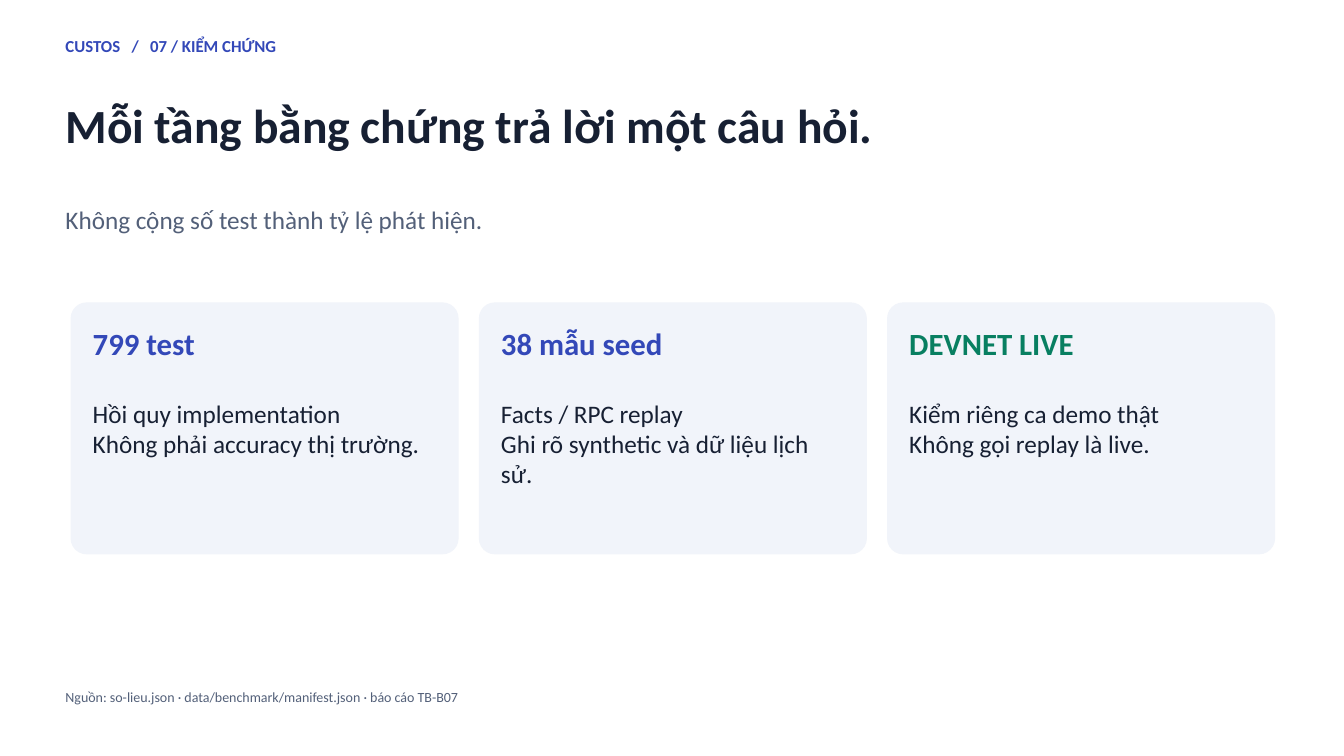
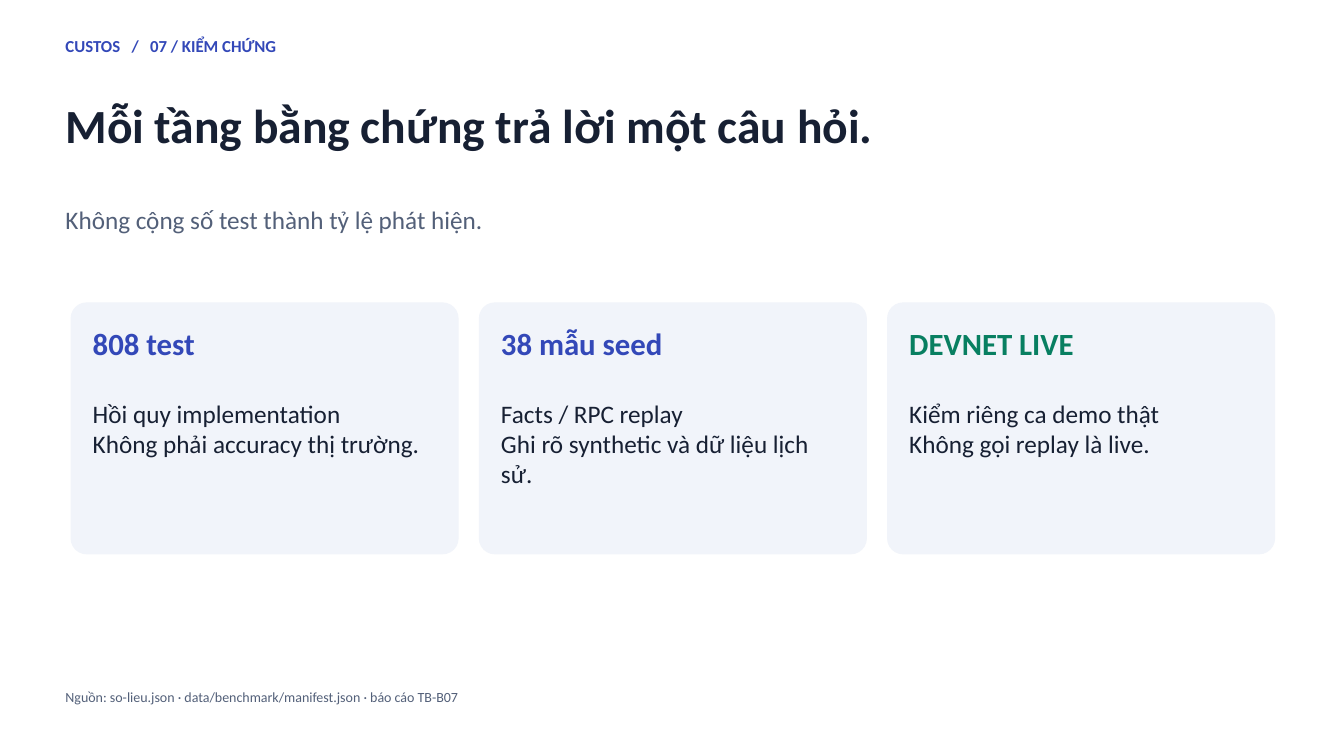
Before and after one commit to NeitLN/Custos-Solana, a slide deck: slide 7 of docs/nop-bai/CUSTOS-PITCH.pptx. Drawn at 1344x756 pixels with LibreOffice and Linux fonts; fonts in the diff are those of the drawing. Boxes give left, top, right and bottom in pixels: in the first picture for what was removed or moved away, otherwise in the second. Text is boxed around its words. In the diff, an @@ line names an element or a change of style, - is before the commit and + after.

```diff
--- a/docs/nop-bai/CUSTOS-PITCH.pptx
+++ b/docs/nop-bai/CUSTOS-PITCH.pptx
@@ text at [93,333,194,356]: text changed @@
-799 test
+808 test
```
Also in this commit, not shown: 12 other files.
